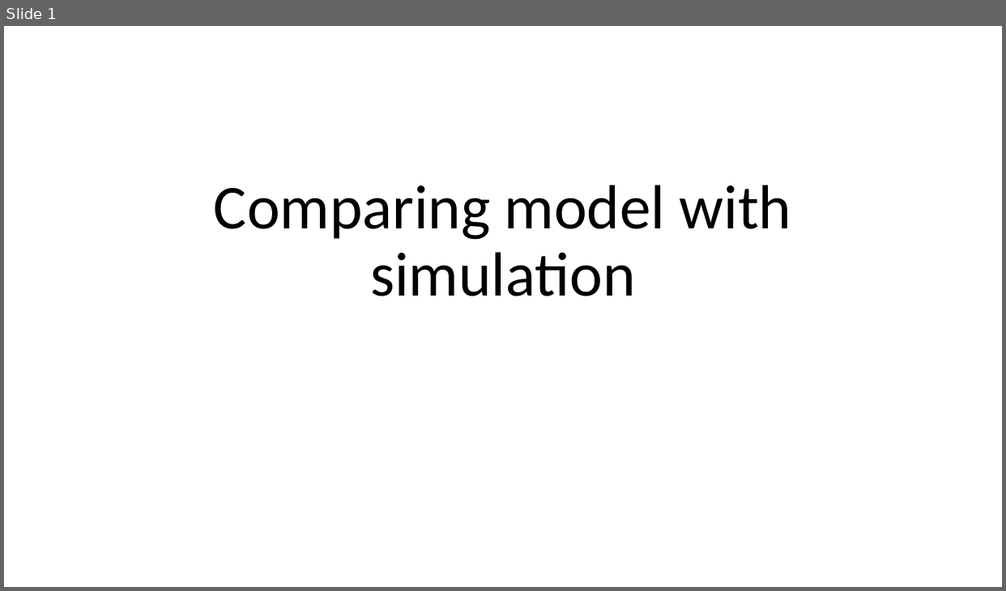
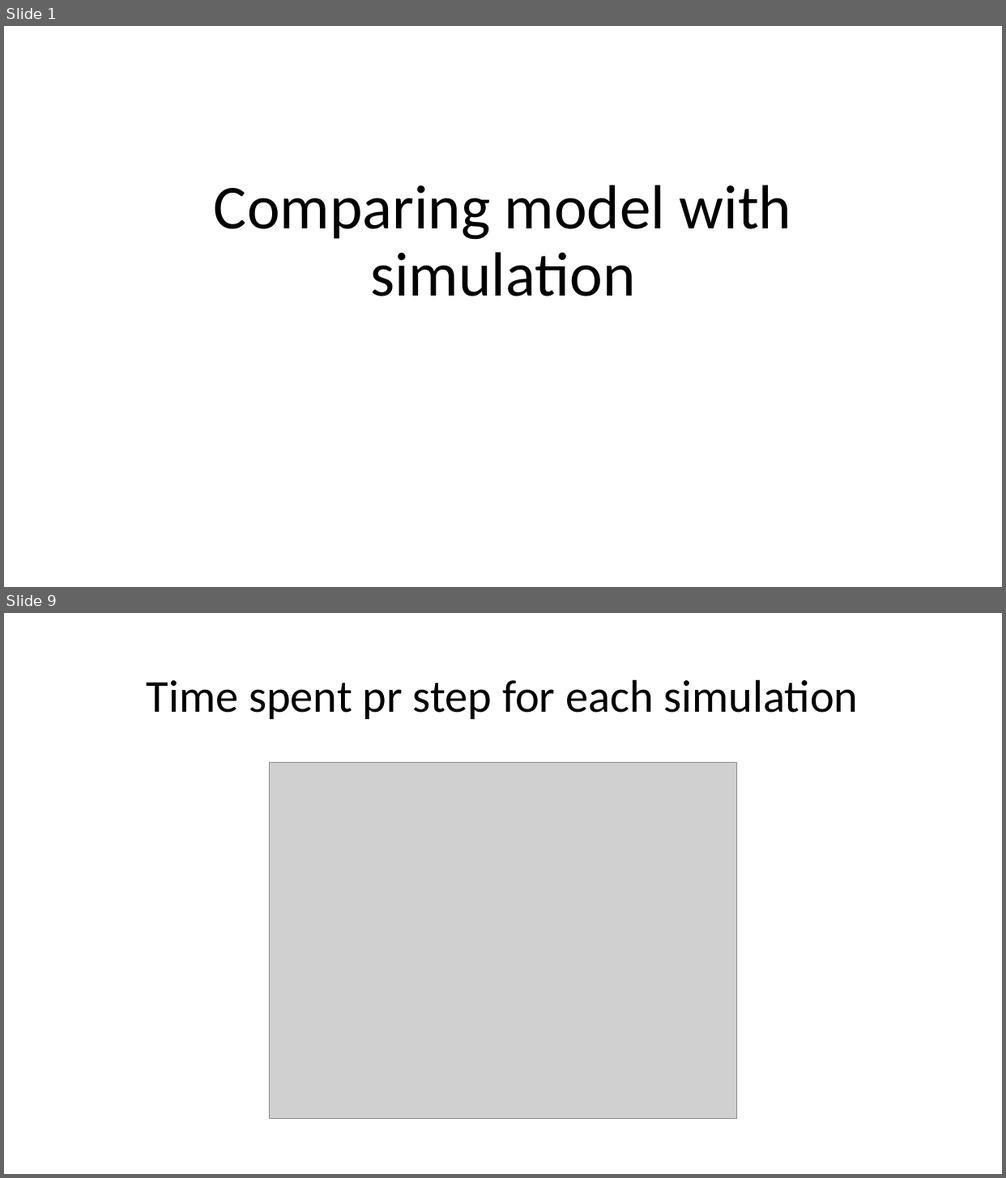
Before and after one commit to BirkDissing/Gemma_group, a slide deck: Master thesis/Meetings/06-03 Comparing model and simulation.pptx. Shown one above the other, each under a label of ours: slide 1 before the commit, slides 1 and 9 after it; the slides between them are not shown. The pictures are 1006x591 and 1006x1178 pixels, drawn with LibreOffice and Linux fonts; fonts in the diff are those of the drawing; grey boxes stand for pictures. Boxes give left, top, right and bottom in pixels: in the first picture for what was removed or moved away, otherwise in the second. Text is boxed around its words. In the diff, an @@ line names an element or a change of style, - is before the commit and + after.

```diff
--- a/Master thesis/Meetings/06-03 Comparing model and simulation.pptx
+++ b/Master thesis/Meetings/06-03 Comparing model and simulation.pptx
@@ slide 9 added at (4,613,1002,1174), background #FFFFFF @@
@@ title added at (147,679,859,719), 44 pt, text #000000 @@
+Time spent pr step for each simulation
@@ picture added at (270,763,737,1119) @@
```
Also in this commit, not shown: 11 other slides added, 5 slides removed, 5 other files.
